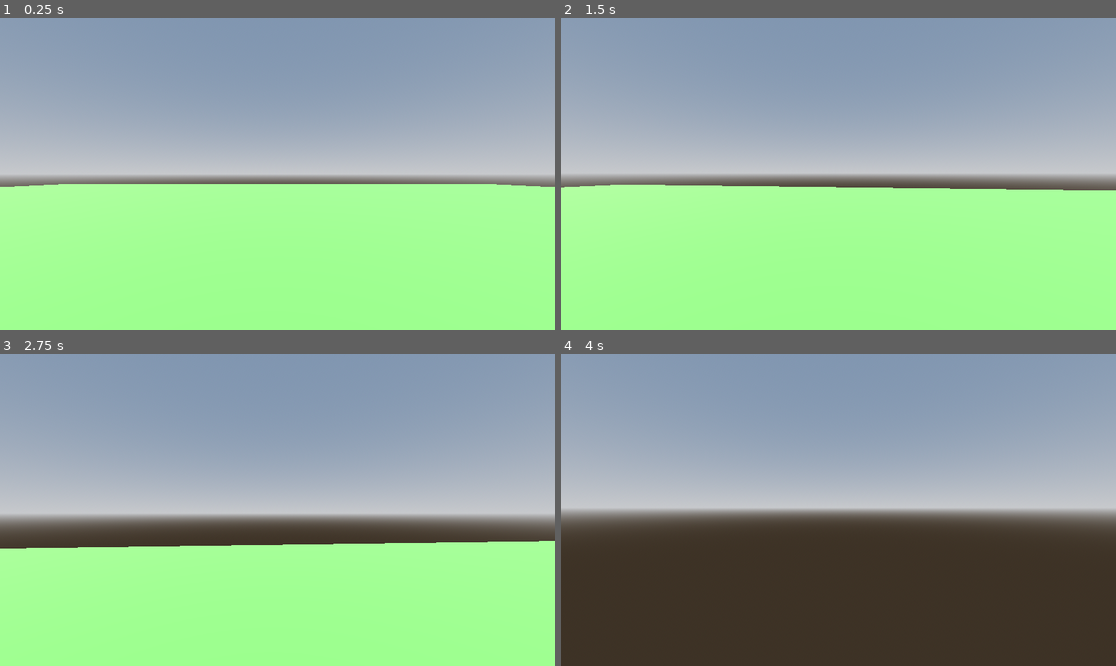
Above: before the commit, frames 1-4 (two rows, left to right).
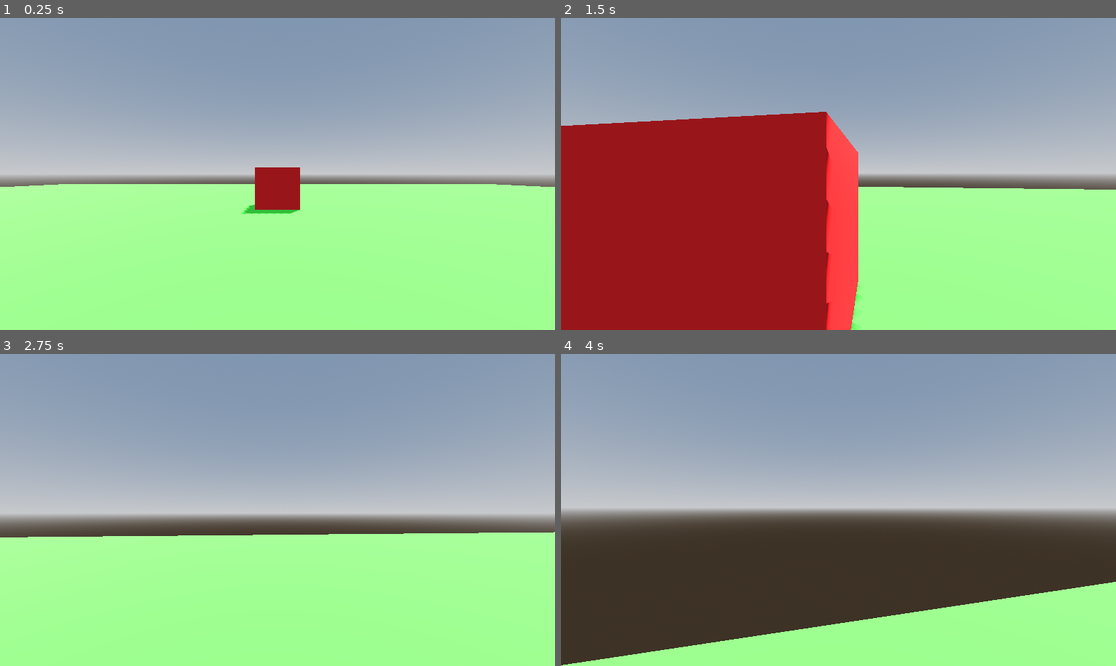
Above: after the commit, the same moments.

Repository: MrDragonMister/Raid_And_Rescue
Game: Godot game, scene res://node.tscn
Same seed, same stepped clock (60 frames per second), same inputs: the game is played once before the commit and once after it.
Inputs (mouse positions are in pixels of both pictures, inside the frame that each line leads up to):
- Up to frame 1 (0.25 s): no input
- Up to frame 2 (1.5 s): tap Enter (ui_accept) at 0.5, 0.77 s; move the mouse to (866, 174) at 0.52 s; hold Up (ui_up) from 0.53 s (still down); move the mouse to (810, 174) at 1.27 s
- Up to frame 3 (2.75 s): keep holding Up (ui_up); tap Enter (ui_accept) at 1.52 s; move the mouse to (288, 503) at 2.02 s
- Up to frame 4 (4 s): keep holding Up (ui_up); move the mouse to (832, 516) at 2.77 s; tap Enter (ui_accept) at 3.02, 3.77 s; move the mouse to (877, 513) at 3.52 s

The runs differ from the first frame. In frame 1, 1.3% of the frame differs, in the area x 43-55%, y 47-63%; in frame 2, 36%, in the area x 0-100%, y 30-100%; in frame 3, 3.2%; in frame 4, 14%.

Commit message:
added enemy to main scene

Diff:
--- a/enemies.tscn
+++ b/enemies.tscn
@@ -10,7 +10,7 @@
 [node name="Enemies" type="Node"]
 
 [node name="Enemy" type="CharacterBody3D" parent="."]
-transform = Transform3D(1, 0, 0, 0, 1, 0, 0, 0, 1, -2, 0, 6)
+transform = Transform3D(1, 0, 0, 0, 1, 0, 0, 0, 1, 0, 0, -5)
 
 [node name="MeshInstance3D" type="MeshInstance3D" parent="Enemy"]
 mesh = SubResource("BoxMesh_cpjdi")
--- a/node.tscn
+++ b/node.tscn
@@ -1,6 +1,7 @@
-[gd_scene load_steps=6 format=3 uid="uid://ddcceg5jprxfy"]
+[gd_scene load_steps=7 format=3 uid="uid://ddcceg5jprxfy"]
 
-[ext_resource type="PackedScene" path="res://player.tscn" id="1_074d8"]
+[ext_resource type="PackedScene" uid="uid://b5kl60ubdsq4f" path="res://player.tscn" id="1_074d8"]
+[ext_resource type="PackedScene" uid="uid://cny8rnjsf4uw5" path="res://enemies.tscn" id="2_lu4mq"]
 
 [sub_resource type="ProceduralSkyMaterial" id="ProceduralSkyMaterial_ij0ug"]
 sky_horizon_color = Color(0.64625, 0.65575, 0.67075, 1)
@@ -33,3 +34,5 @@
 size = Vector3(16, 0.1, 32)
 
 [node name="Player" parent="." instance=ExtResource("1_074d8")]
+
+[node name="Enemies" parent="." instance=ExtResource("2_lu4mq")]
Not shown: 1 places in enemies.tscn that only renumber resources
Not shown: 1 places in node-Cripsy_PC.tscn that only renumber resources
